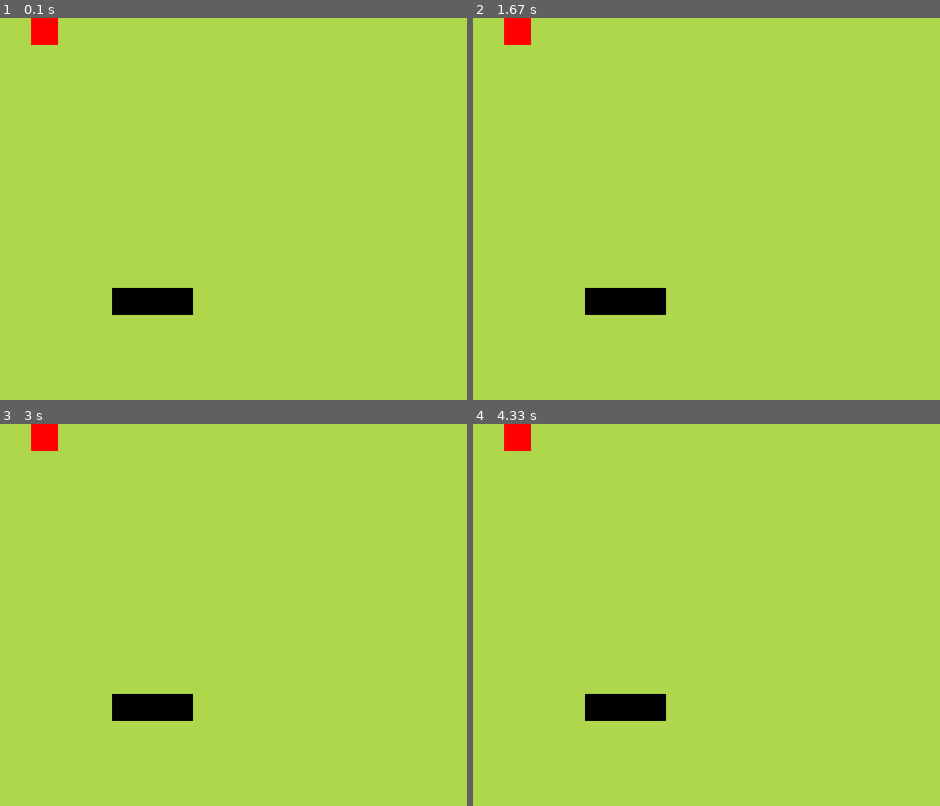
Above: before the commit, frames 1-4 (two rows, left to right).
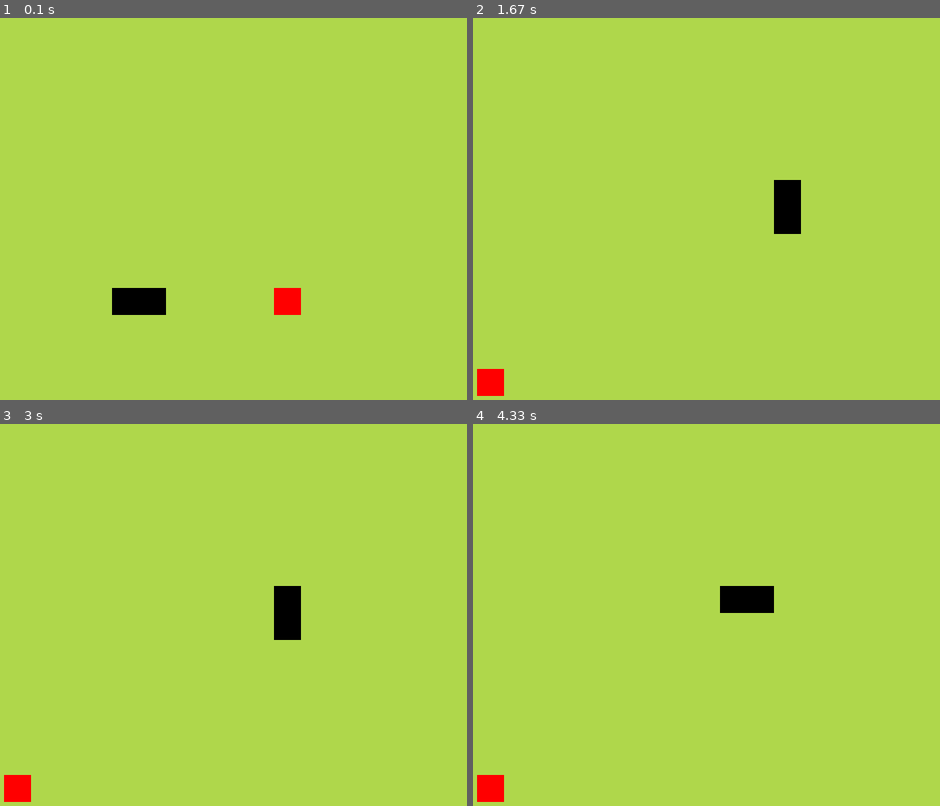
Above: after the commit, the same moments.

Repository: tenos200/snakePygame
Game: pygame game, started from snake.py
Same seed, same stepped clock (60 frames per second), same inputs: the game is played once before the commit and once after it.
Inputs:
- Up to frame 1 (0.1 s): no input
- Up to frame 2 (1.67 s): tap Enter at 0.33 s; hold Right 0.67-1.13 s; hold Up 1.17-1.63 s
- Up to frame 3 (3 s): hold Right 1.67-2.13 s; hold Left 2.17-2.7 s; hold Down from 2.73 s (still down)
- Up to frame 4 (4.33 s): release Down at 3.03 s; hold Left 3.07-3.47 s; hold Up 3.5-3.87 s; hold Right from 3.9 s (still down)

The runs differ from the first frame. In frame 1, 1.2% of the frame differs, in the area x 6-65%, y 0-78%; in frame 2, 2.9%, in the area x 0-71%, y 0-99%; in frame 3, 2.9%; in frame 4, 2.9%.

Commit message:
food spawns in new spot when collision occurs

Diff:
--- a/snake.py
+++ b/snake.py
@@ -7,11 +7,19 @@
 
 class Snake:
     def __init__(self):
-        self.body = [v2(5, 10), v2(6, 10), v2(7, 10)]
+        self.body = [v2(5, 10), v2(6, 10)]
+        self.movement = v2(1, 0)
+
     def draw_snake(self):
         for block in self.body:
             snake_rect = pg.Rect(block.x * cell_size, block.y * cell_size, cell_size, cell_size)
             pg.draw.rect(board, (0, 0, 0), snake_rect)
+
+    def move_snake(self):
+        copy_body = self.body[:-1]
+        copy_body.insert(0, copy_body[0] + self.movement)
+        self.body = copy_body
+
 
 
 class Food:
@@ -27,6 +35,25 @@
 
 
 
+class Main:
+    def __init__(self):
+        self.snake = Snake()
+        self.food = Food()
+    def update(self):
+        self.snake.move_snake()
+    def draw_elements(self):
+        self.snake.draw_snake()
+        self.food.place_food()
+    def check_position(self):
+        if self.food.vector == self.snake.body[0]:
+            print("Test")
+            self.food = Food()
+            #reposition the fruit
+            # add another block to the snake
+
+
+
+
 pg.init()
 clock = pg.time.Clock()
 framerate = 60
@@ -38,16 +65,32 @@
 board = pg.display.set_mode((cell_size * cell_number, cell_size * cell_number))
 pg.display.set_caption('Snake by Tenos200')
 
-fruit = Food()
-snake = Snake()
+
+
+SCREEN_UPDATE = pg.USEREVENT
+pg.time.set_timer(SCREEN_UPDATE, 150)
+
+game = Main()
 
 while game:
     for event in pg.event.get():
         if event.type == pg.QUIT:
             game = False
+        if event.type == SCREEN_UPDATE:
+            game.update()
+        if event.type == pg.KEYDOWN:
+            if event.key == pg.K_RIGHT:
+                game.snake.movement = (1, 0)
+            if event.key == pg.K_LEFT:
+                game.snake.movement = (-1, 0)
+            if event.key == pg.K_UP:
+                game.snake.movement = (0, -1)
+            if event.key == pg.K_DOWN:
+                game.snake.movement = (0, 1)
+
 
     board.fill(bg_color)
-    snake.draw_snake()
-    fruit.place_food()
+    game.draw_elements()
+    game.check_position()
     pg.display.update()
     clock.tick(framerate)
